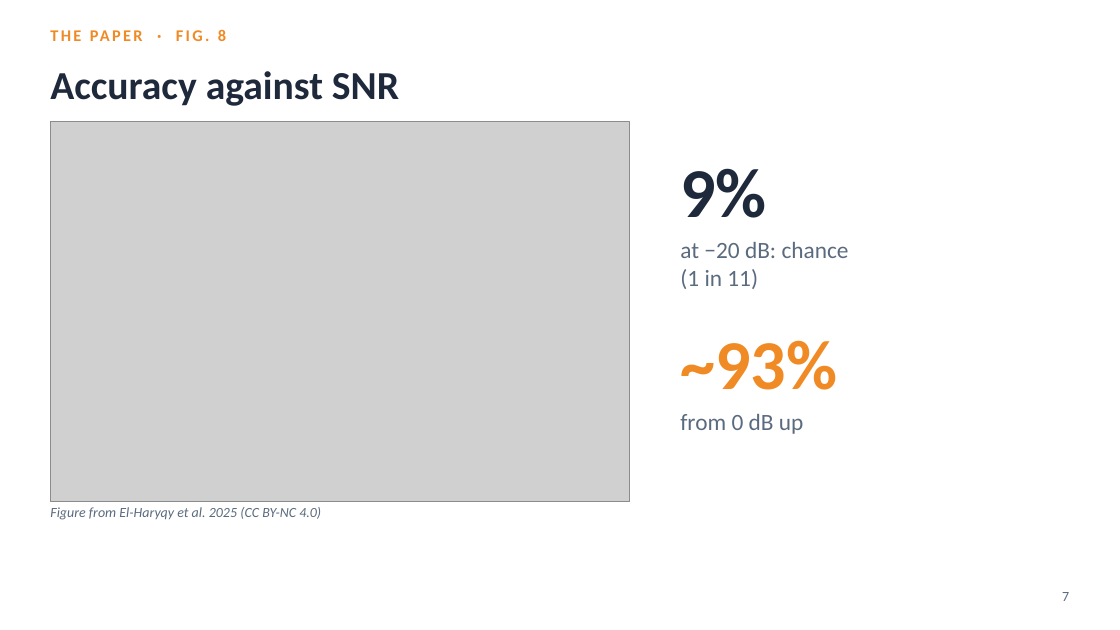
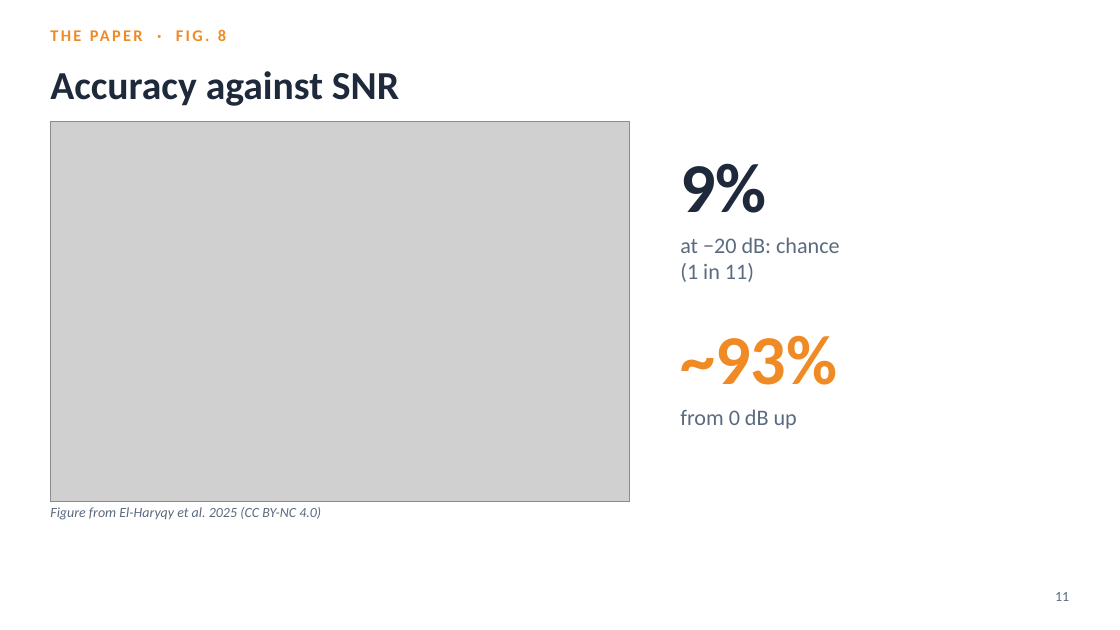
Before and after one commit to YusufBilo78/amc, a slide deck: slide 11 of deck/moshe_paper_icrnna.pptx (slide 7 before the commit). Drawn at 1120x630 pixels with LibreOffice and Linux fonts; fonts in the diff are those of the drawing; grey boxes stand for pictures. Boxes give left, top, right and bottom in pixels: in the first picture for what was removed or moved away, otherwise in the second. Text is boxed around its words. In the diff, an @@ line names an element or a change of style, - is before the commit and + after.

```diff
--- a/deck/moshe_paper_icrnna.pptx
+++ b/deck/moshe_paper_icrnna.pptx
@@ text "9%": place and size @@
-text "9%" at (680, 168, 766, 218)
+text "9%" at (680, 163, 766, 213)
@@ text "at −20 dB: chance" at (680, 237, 840, 282): size 20 to 19 pt @@
@@ text "~93%": place and size @@
-text "~93%" at (680, 340, 837, 390)
+text "~93%" at (680, 335, 837, 385)
@@ text "from 0 dB up" at (680, 409, 797, 429): size 20 to 19 pt @@
@@ text at (1055, 592, 1069, 601): text changed @@
-7
+11
```
Also in this commit, not shown: 10 other slides changed, 9 slides added, 5 slides removed, 6 other files.
